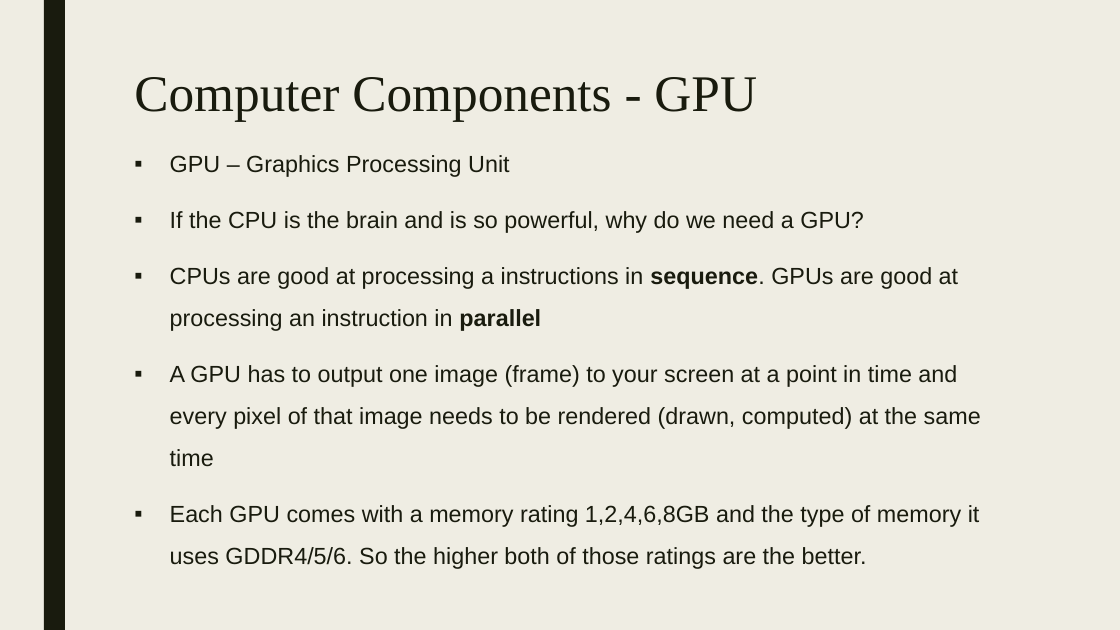
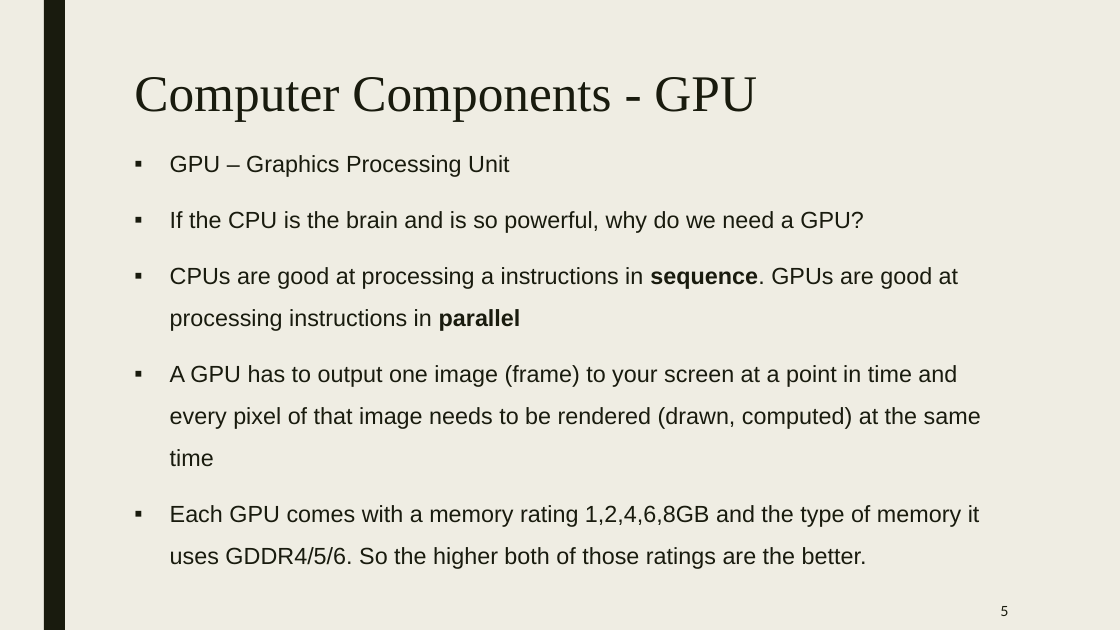
Before and after one commit to simeon9696/programmingworkshop, a slide deck: slide 5 of 2.) Introduction to computers/Introduction to computers.pptx (slide 4 before the commit). Drawn at 1120x630 pixels with LibreOffice and Linux fonts; fonts in the diff are those of the drawing. Boxes give left, top, right and bottom in pixels: in the first picture for what was removed or moved away, otherwise in the second. Text is boxed around its words. In the diff, an @@ line names an element or a change of style, - is before the commit and + after.

Commit message:
added introduction to computers and pointers

```diff
--- a/2.) Introduction to computers/Introduction to computers.pptx
+++ b/2.) Introduction to computers/Introduction to computers.pptx
@@ text at <box>170,267,958,331</box>: text changed @@
-▪ CPUs are good at processing a instructions in sequence. GPUs are good at processing an instruction in parallel
+▪ CPUs are good at processing a instructions in sequence. GPUs are good at processing instructions in parallel
@@ page number added at <box>1000,606,1008,616</box>, 12 pt, text #191B0E @@
+5
```
Also in this commit, not shown: 8 other slides changed, 3 slides added, 3 other files.
